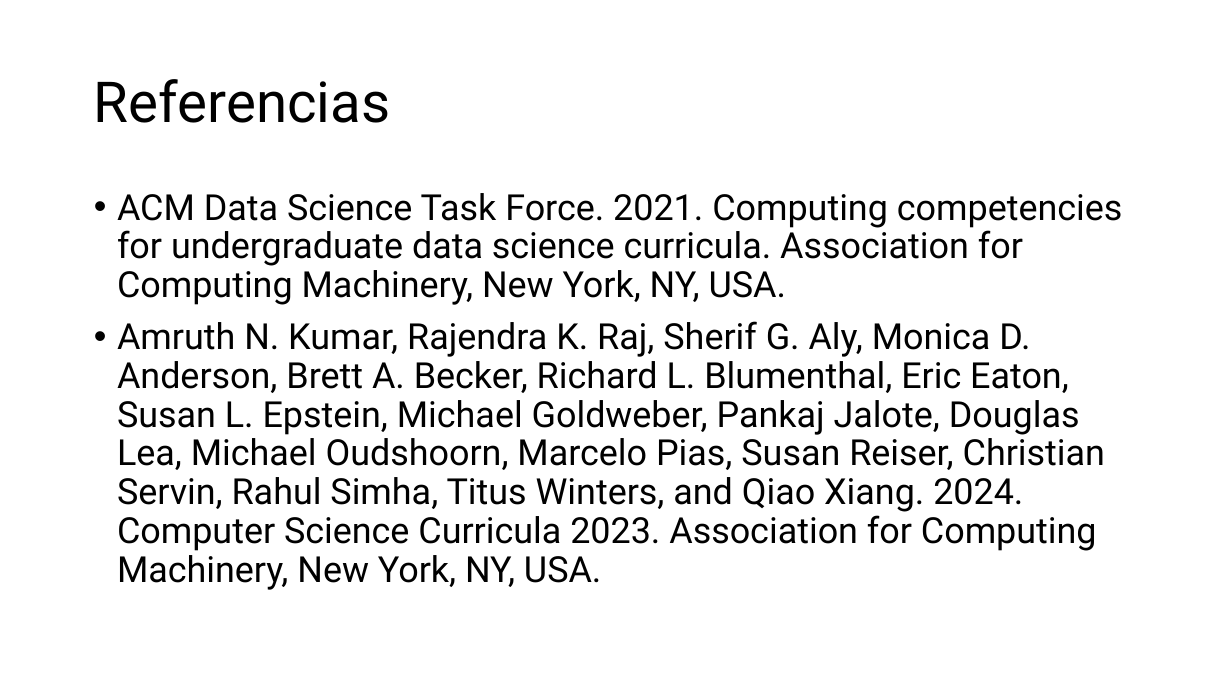
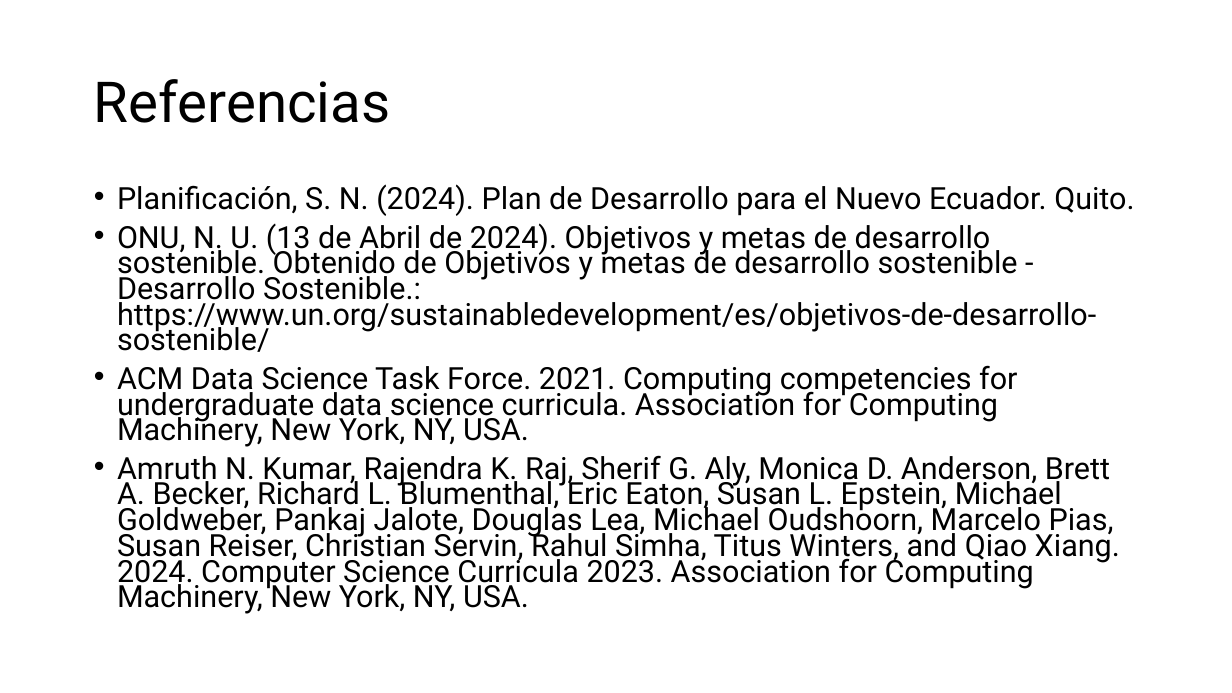
Before and after one commit to aavendan/cdia, a slide deck: slide 5 of 03 Presentación.pptx. Drawn at 1232x693 pixels with LibreOffice and Linux fonts; fonts in the diff are those of the drawing. Boxes give left, top, right and bottom in pixels: in the first picture for what was removed or moved away, otherwise in the second. Text is boxed around its words. In the diff, an @@ line names an element or a change of style, - is before the commit and + after.

```diff
--- a/03 Presentación.pptx
+++ b/03 Presentación.pptx
@@ text at [117,184,1134,352]: paragraphs added @@
+• Planificación, S. N. (2024). Plan de Desarrollo para el Nuevo Ecuador. Quito.
+• ONU, N. U. (13 de Abril de 2024). Objetivos y metas de desarrollo sostenible. Obtenido de Objetivos y metas de desarrollo sostenible - Desarrollo Sostenible.: https://www.un.org/sustainabledevelopment/es/objetivos-de-desarrollo-sostenible/
@@ text at [117,365,1120,614]: size 28 to 23.8 pt in "ACM Data Science Task Force. 2021. Computing ...", "Amruth N. Kumar, Rajendra K. Raj, Sherif ..."; line spacing 0.9 to 0.7 @@
```
Also in this commit, not shown: 1 other slide changed, 2 other files.
